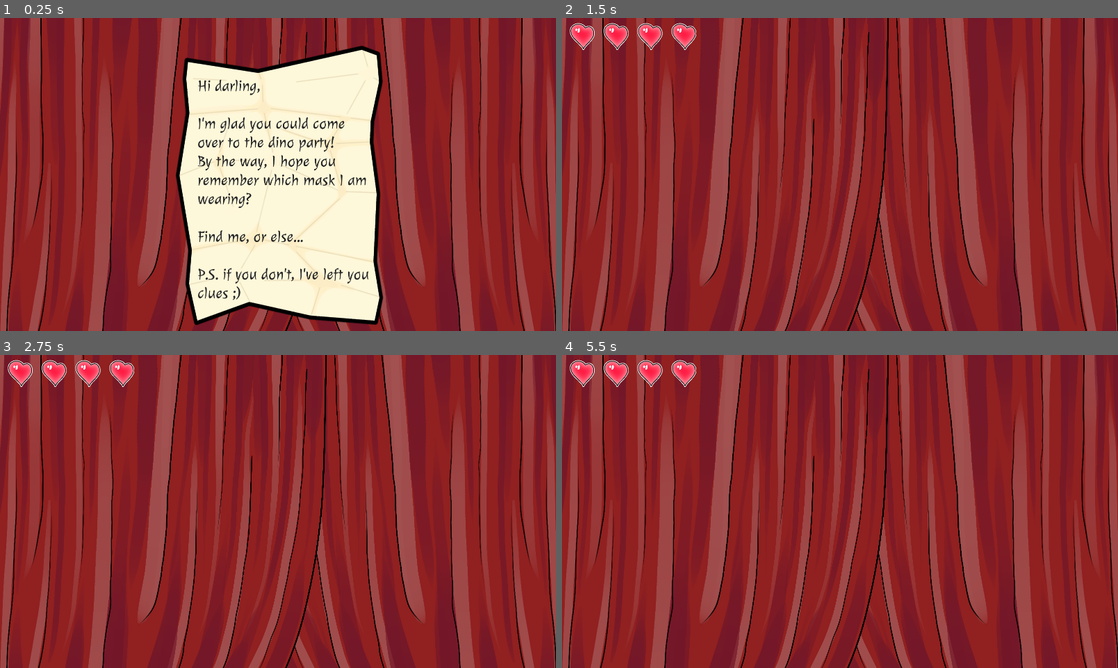
Above: before the commit, frames 1-4 (two rows, left to right).
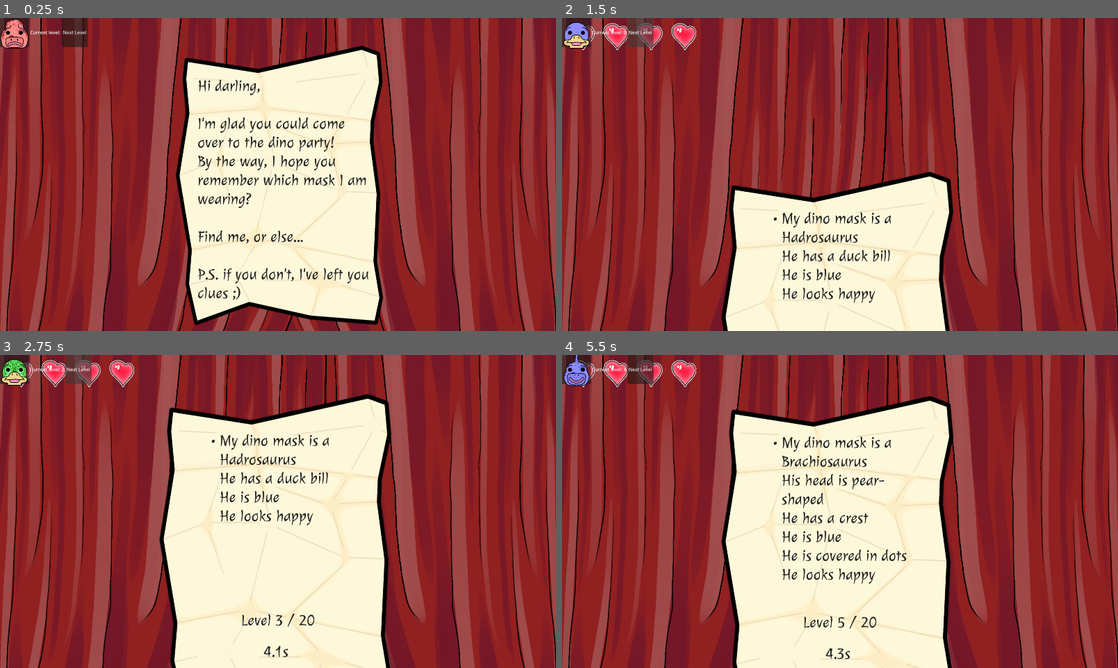
Above: after the commit, the same moments.

Repository: ValetNoir/ggj_2026
Game: Godot game, scene res://scenes/game.tscn
The game is run twice, just before and just after one commit, with the same random seed, the same clock (stepped at 60 frames per second) and the same inputs.
Inputs (mouse positions are in pixels of both pictures, inside the frame that each line leads up to):
- Up to frame 1 (0.25 s): no input
- Up to frame 2 (1.5 s): click "Play" at 0.5 s; click (639, 33) at 1.25 s, where only the run after the commit has a clickable "Next Level"
- Up to frame 3 (2.75 s): click (77, 370) at 2 s, where only the run after the commit has a clickable "Next Level"
- Up to frame 4 (5.5 s): click (639, 370) at 2.75 s, where only the run after the commit has a clickable "Next Level"; tap Enter at 3.5 s; move the mouse to (962, 495) at 3.52 s; click (962, 495) at 3.67 s; move the mouse to (728, 527) at 4.27 s; click (728, 527) at 4.42 s; move the mouse to (895, 442) at 5.02 s; click (895, 442) at 5.17 s

The runs differ from the first frame. In frame 1, 1.0% of the frame differs, in the area x 0-16%, y 0-10%; in frame 2, 19%; in frame 3, 34%, in the area x 0-71%, y 0-100%; in frame 4, 33%.
Error before the commit: Cannot call method 'hide' on a null value. (res://scripts/game.gd:89)

Commit message:
added victory screen draft

Diff:
--- a/scenes/game.tscn
+++ b/scenes/game.tscn
@@ -58,28 +58,6 @@
 [node name="CharacterSpawner" parent="." unique_id=1560401905 instance=ExtResource("13_kvuet")]
 y_sort_enabled = true
 
-[node name="CheatUI" type="HBoxContainer" parent="." unique_id=1033743999]
-visible = false
-offset_right = 40.0
-offset_bottom = 40.0
-script = ExtResource("14_trtic")
-
-[node name="Panel" type="Panel" parent="CheatUI" unique_id=1876922649]
-custom_minimum_size = Vector2(100, 100)
-layout_mode = 2
-
-[node name="Mask" parent="CheatUI/Panel" unique_id=1409669806 instance=ExtResource("15_ir15t")]
-position = Vector2(50, 50)
-scale = Vector2(0.1, 0.1)
-
-[node name="Label" type="Label" parent="CheatUI" unique_id=1398786224]
-layout_mode = 2
-text = "Current level:"
-
-[node name="Button" type="Button" parent="CheatUI" unique_id=1672822306]
-layout_mode = 2
-text = "Next Level"
-
 [node name="CanvasLayer" type="CanvasLayer" parent="." unique_id=1744711347]
 
 [node name="InfoFlash" parent="CanvasLayer" unique_id=1219634045 instance=ExtResource("16_ca42v")]
@@ -106,7 +84,7 @@
 [node name="UpperMenu" parent="CanvasLayer" unique_id=130502043 instance=ExtResource("30_wljb1")]
 unique_name_in_owner = true
 
-[node name="GameOverMenu" type="Control" parent="CanvasLayer" unique_id=1071824556]
+[node name="VictoryMenu" type="Control" parent="CanvasLayer" unique_id=1857571751]
 unique_name_in_owner = true
 visible = false
 layout_mode = 3
@@ -117,7 +95,7 @@
 grow_vertical = 2
 mouse_filter = 2
 
-[node name="GameOverLabel" type="Label" parent="CanvasLayer/GameOverMenu" unique_id=1351282722]
+[node name="VictoryLabel" type="Label" parent="CanvasLayer/VictoryMenu" unique_id=1227430739]
 layout_mode = 1
 anchors_preset = 8
 anchor_left = 0.5
@@ -133,7 +111,7 @@
 text = "GAME OVER"
 label_settings = ExtResource("31_js0lu")
 
-[node name="RetryButton" type="Button" parent="CanvasLayer/GameOverMenu" unique_id=2049893823]
+[node name="RetryButton" type="Button" parent="CanvasLayer/VictoryMenu" unique_id=1392981992]
 layout_mode = 1
 anchors_preset = 8
 anchor_left = 0.5
@@ -149,50 +127,7 @@
 theme = SubResource("Theme_js0lu")
 text = "Retry"
 
-[node name="TitleMenu" type="Control" parent="CanvasLayer" unique_id=1536200908]
-unique_name_in_owner = true
-layout_mode = 3
-anchors_preset = 15
-anchor_right = 1.0
-anchor_bottom = 1.0
-grow_horizontal = 2
-grow_vertical = 2
-mouse_filter = 2
-
-[node name="TitleLabelPlaceholder" type="Label" parent="CanvasLayer/TitleMenu" unique_id=875266337]
-layout_mode = 1
-anchors_preset = 8
-anchor_left = 0.5
-anchor_top = 0.5
-anchor_right = 0.5
-anchor_bottom = 0.5
-offset_left = -310.0
-offset_top = -350.0
-offset_right = 342.0
-offset_bottom = -207.0
-grow_horizontal = 2
-grow_vertical = 2
-text = "DISCOSAURUS"
-label_settings = ExtResource("31_js0lu")
-
-[node name="PlayButton" type="Button" parent="CanvasLayer/TitleMenu" unique_id=1878440867]
-layout_mode = 1
-anchors_preset = 8
-anchor_left = 0.5
-anchor_top = 0.5
-anchor_right = 0.5
-anchor_bottom = 0.5
-offset_left = -68.5
-offset_top = 141.0
-offset_right = 68.5
-offset_bottom = 218.0
-grow_horizontal = 2
-grow_vertical = 2
-theme = SubResource("Theme_js0lu")
-text = "Play"
-
-[node name="Lore" type="Control" parent="CanvasLayer/TitleMenu" unique_id=1939744134]
-unique_name_in_owner = true
+[node name="Lore" type="Control" parent="CanvasLayer/VictoryMenu" unique_id=365852933]
 anchors_preset = 0
 offset_left = 502.0
 offset_top = 37.0
@@ -200,6 +135,144 @@
 offset_bottom = 1186.1548
 mouse_filter = 2
 
+[node name="LoreTextureRect" type="TextureRect" parent="CanvasLayer/VictoryMenu/Lore" unique_id=1212940471]
+layout_mode = 1
+anchors_preset = 15
+anchor_right = 1.0
+anchor_bottom = 1.0
+grow_horizontal = 2
+grow_vertical = 2
+mouse_filter = 2
+texture = ExtResource("32_gxtfn")
+expand_mode = 1
+stretch_mode = 5
+
+[node name="MarginContainer" type="MarginContainer" parent="CanvasLayer/VictoryMenu/Lore/LoreTextureRect" unique_id=776928031]
+layout_mode = 1
+anchors_preset = 15
+anchor_right = 1.0
+anchor_bottom = 1.0
+grow_horizontal = 2
+grow_vertical = 2
+mouse_filter = 2
+theme_override_constants/margin_left = 180
+theme_override_constants/margin_top = 180
+theme_override_constants/margin_right = 212
+theme_override_constants/margin_bottom = 180
+
+[node name="RichTextLabel" type="RichTextLabel" parent="CanvasLayer/VictoryMenu/Lore/LoreTextureRect/MarginContainer" unique_id=1355049036]
+layout_mode = 2
+mouse_filter = 2
+theme = ExtResource("28_sgl2t")
+bbcode_enabled = true
+text = "You finally found me !
+
+And it only took you 0 tries and 0 seconds...
+
+Thank you for playing !!!
+
+Made by
+Ghislain, Aeropulu, Railnof and valet_noir
+
+"
+fit_content = true
+horizontal_alignment = 1
+
+[node name="GameOverMenu" type="Control" parent="CanvasLayer" unique_id=1071824556]
+unique_name_in_owner = true
+visible = false
+layout_mode = 3
+anchors_preset = 15
+anchor_right = 1.0
+anchor_bottom = 1.0
+grow_horizontal = 2
+grow_vertical = 2
+mouse_filter = 2
+
+[node name="GameOverLabel" type="Label" parent="CanvasLayer/GameOverMenu" unique_id=1351282722]
+layout_mode = 1
+anchors_preset = 8
+anchor_left = 0.5
+anchor_top = 0.5
+anchor_right = 0.5
+anchor_bottom = 0.5
+offset_left = -20.0
+offset_top = -11.5
+offset_right = 20.0
+offset_bottom = 11.5
+grow_horizontal = 2
+grow_vertical = 2
+text = "GAME OVER"
+label_settings = ExtResource("31_js0lu")
+
+[node name="RetryButton" type="Button" parent="CanvasLayer/GameOverMenu" unique_id=2049893823]
+layout_mode = 1
+anchors_preset = 8
+anchor_left = 0.5
+anchor_top = 0.5
+anchor_right = 0.5
+anchor_bottom = 0.5
+offset_left = -68.5
+offset_top = 141.0
+offset_right = 68.5
+offset_bottom = 218.0
+grow_horizontal = 2
+grow_vertical = 2
+theme = SubResource("Theme_js0lu")
+text = "Retry"
+
+[node name="TitleMenu" type="Control" parent="CanvasLayer" unique_id=1536200908]
+unique_name_in_owner = true
+visible = false
+layout_mode = 3
+anchors_preset = 15
+anchor_right = 1.0
+anchor_bottom = 1.0
+grow_horizontal = 2
+grow_vertical = 2
+mouse_filter = 2
+
+[node name="TitleLabelPlaceholder" type="Label" parent="CanvasLayer/TitleMenu" unique_id=875266337]
+layout_mode = 1
+anchors_preset = 8
+anchor_left = 0.5
+anchor_top = 0.5
+anchor_right = 0.5
+anchor_bottom = 0.5
+offset_left = -310.0
+offset_top = -350.0
+offset_right = 342.0
+offset_bottom = -207.0
+grow_horizontal = 2
+grow_vertical = 2
+text = "DISCOSAURUS"
+label_settings = ExtResource("31_js0lu")
+
+[node name="PlayButton" type="Button" parent="CanvasLayer/TitleMenu" unique_id=1878440867]
+layout_mode = 1
+anchors_preset = 8
+anchor_left = 0.5
+anchor_top = 0.5
+anchor_right = 0.5
+anchor_bottom = 0.5
+offset_left = -68.5
+offset_top = 141.0
+offset_right = 68.5
+offset_bottom = 218.0
+grow_horizontal = 2
+grow_vertical = 2
+theme = SubResource("Theme_js0lu")
+text = "Play"
+
+[node name="Lore" type="Control" parent="CanvasLayer/TitleMenu" unique_id=1939744134]
+unique_name_in_owner = true
+anchors_preset = 0
+offset_left = 502.0
+offset_top = 37.0
+offset_right = 1474.0
+offset_bottom = 1186.1548
+mouse_filter = 2
+
 [node name="LoreTextureRect" type="TextureRect" parent="CanvasLayer/TitleMenu/Lore" unique_id=1681707104]
 layout_mode = 1
 anchors_preset = 15
@@ -241,6 +314,27 @@
 "
 fit_content = true
 
+[node name="CheatUI" type="HBoxContainer" parent="CanvasLayer" unique_id=1033743999]
+offset_right = 303.0
+offset_bottom = 100.0
+script = ExtResource("14_trtic")
+
+[node name="Panel" type="Panel" parent="CanvasLayer/CheatUI" unique_id=1876922649]
+custom_minimum_size = Vector2(100, 100)
+layout_mode = 2
+
+[node name="Mask" parent="CanvasLayer/CheatUI/Panel" unique_id=1409669806 instance=ExtResource("15_ir15t")]
+position = Vector2(50, 50)
+scale = Vector2(0.1, 0.1)
+
+[node name="Label" type="Label" parent="CanvasLayer/CheatUI" unique_id=1398786224]
+layout_mode = 2
+text = "Current level:"
+
+[node name="Button" type="Button" parent="CanvasLayer/CheatUI" unique_id=1672822306]
+layout_mode = 2
+text = "Next Level"
+
 [node name="disco_ball" parent="." unique_id=1477989180 instance=ExtResource("24_suyxu")]
 position = Vector2(960, -3.9999924)
 scale = Vector2(0.2, 0.2)
@@ -249,8 +343,8 @@
 
 [node name="AudioManager" parent="." unique_id=1128192510 instance=ExtResource("35_gxtfn")]
 
-[connection signal="level_loaded" from="." to="CheatUI" method="on_level_loaded"]
+[connection signal="level_loaded" from="." to="CanvasLayer/CheatUI" method="on_level_loaded"]
 [connection signal="level_loaded" from="." to="CanvasLayer/InfoFlash/LevelCounter" method="update_level_text"]
-[connection signal="pressed" from="CheatUI/Button" to="." method="next_level"]
 [connection signal="pressed" from="CanvasLayer/GameOverMenu/RetryButton" to="." method="_on_retry_button_pressed"]
 [connection signal="pressed" from="CanvasLayer/TitleMenu/PlayButton" to="." method="_on_play_button_pressed"]
+[connection signal="pressed" from="CanvasLayer/CheatUI/Button" to="." method="next_level"]
--- a/scripts/game.gd
+++ b/scripts/game.gd
@@ -9,9 +9,9 @@
 @onready var curtains: Curtains = $Curtains
 @onready var upper_menu: UpperMenu = %UpperMenu
 @onready var game_over_menu: Control = %GameOverMenu
+@onready var victory_menu: Control = %VictoryMenu
 @onready var title_menu: Control = %TitleMenu
 @onready var lore: Control = %Lore
-@onready var level_counter: RichTextLabel = $CanvasLayer/LevelCounter
 
 signal level_loaded(level_index: int, levels_count: int)
 
@@ -27,7 +27,6 @@
 	title_menu.hide()
 	current_life = max_life
 	upper_menu.reset()
-	level_counter.show()
 	load_level(current_level_index)
 	SignalBus.play_music.emit(SignalBus.MUSIC.GAME)
 
@@ -61,7 +60,8 @@
 		current_life += 1
 
 func show_victory_screen() -> void:
-	pass
+	await curtains.close_curtains()
+	game_over_menu.show()
 
 func _on_target_found() -> void:
 	next_level()
@@ -80,13 +80,13 @@
 
 func show_game_over_screen():
 	await curtains.close_curtains()
-	game_over_menu.show()
+	victory_menu.show()
 
 func show_title_menu():
 	game_over_menu.hide()
+	victory_menu.hide()
 	title_menu.show()
 	upper_menu.hide()
-	level_counter.hide()
 	SignalBus.play_music.emit(SignalBus.MUSIC.TITLE)
 	# ...lore
 	lore.show()
